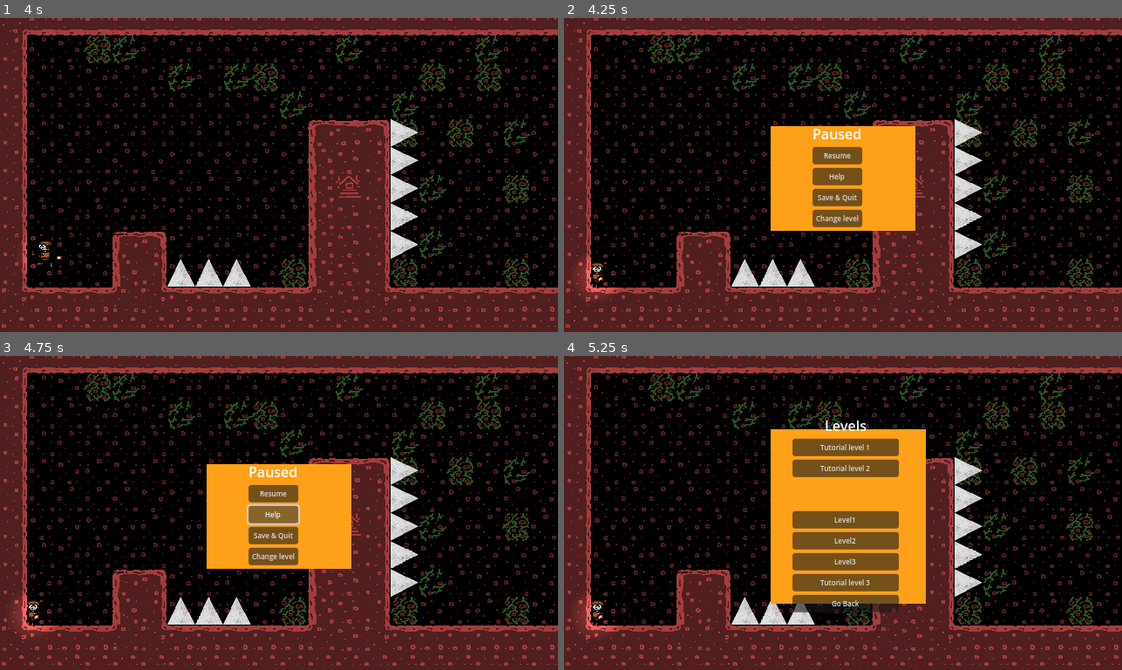
Above: before the commit, frames 1-4 (two rows, left to right).
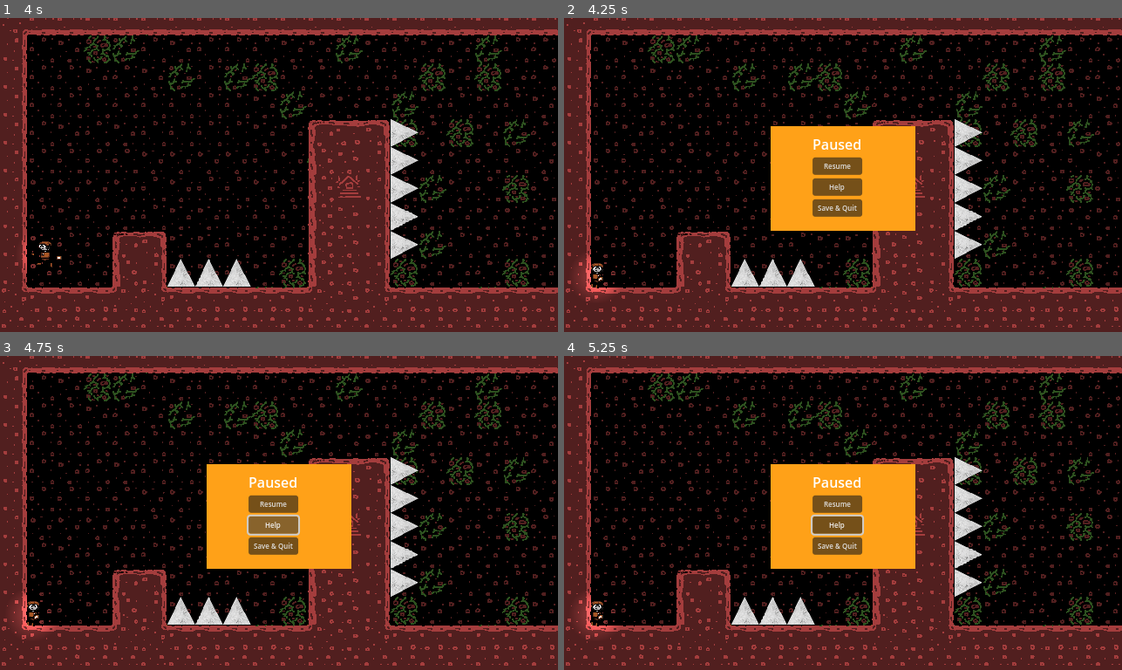
Above: after the commit, the same moments.

Repository: chars-at-last/Platforming-Game
Game: Godot game, scene res://nodes/scenes/level_manager.tscn
Two runs of this game, one before a commit and one after it. Both use one fixed random seed, a clock stepped at 60 frames per second and the inputs below. The engine's default icon, where the game draws it, is replaced by a stand-in: a white triangle on a blue panel in a dark square. Sound files missing from this copy of the repository are replaced by a short silence.
Inputs (mouse positions are in pixels of both pictures, inside the frame that each line leads up to):
- Up to frame 1 (4 s): tap Enter at 0.5 s; move the mouse to (401, 159) at 0.52 s; hold D (move_right) 0.53-1.28 s; click (401, 159) at 0.6 s; tap Space (jump) at 0.77, 1.52, 3.02, 3.77 s; move the mouse to (167, 190) at 1.27 s; hold A (move_left) 1.28-2.03 s; tap S (look_down) at 1.35 s; move the mouse to (334, 105) at 2.02 s; hold W (look_up) 2.03-2.78 s; hold D (move_right) 2.03-3.53 s; move the mouse to (251, 237) at 2.77 s; tap Shift (pick_up) at 2.85 s; move the mouse to (446, 222) at 3.52 s; hold A (move_left) from 3.53 s (still down); click (446, 222) at 3.6 s
- Up to frame 2 (4.25 s): keep holding A (move_left); tap Escape (pause) at 4.15 s
- Up to frame 3 (4.75 s): release A (move_left) at 4.25 s; click "Help" at 4.25 s
- Up to frame 4 (5.25 s): click (837, 556) at 5 s, where only the run before the commit has a clickable "Change level"

Frame 1 is identical in both runs. In frame 2, 1.5% of the frame differs, in the area x 44-54%, y 35-67%; in frame 3, 1.5%; in frame 4, 11%, in the area x 37-65%, y 20-82%.

Commit message:
Deleted LevelSelect scene and script

Diff:
--- a/nodes/scenes/level_select.tscn
+++ /dev/null
@@ -1,109 +0,0 @@
-[gd_scene load_steps=2 format=3 uid="uid://cb4gvfdyshg1e"]
-
-[ext_resource type="Script" path="res://nodes/scripts/level_select.gd" id="1_ec6l2"]
-
-[node name="LevelSelect" type="Control"]
-process_mode = 3
-z_index = 4096
-layout_mode = 3
-anchors_preset = 15
-anchor_right = 1.0
-anchor_bottom = 1.0
-grow_horizontal = 2
-grow_vertical = 2
-script = ExtResource("1_ec6l2")
-
-[node name="ColorRect" type="ColorRect" parent="."]
-layout_mode = 1
-anchors_preset = -1
-anchor_left = 0.491
-anchor_top = 0.5
-anchor_right = 0.491
-anchor_bottom = 0.5
-offset_left = -83.24
-offset_top = -96.0
-offset_right = 5.76001
-offset_bottom = 4.0
-grow_horizontal = 2
-grow_vertical = 2
-scale = Vector2(2, 2)
-color = Color(1, 0.628979, 0.0941085, 1)
-
-[node name="GridContainer" type="GridContainer" parent="."]
-layout_mode = 1
-anchors_preset = 8
-anchor_left = 0.5
-anchor_top = 0.5
-anchor_right = 0.5
-anchor_bottom = 0.5
-offset_left = -30.0
-offset_top = -95.0
-offset_right = 35.0
-offset_bottom = 96.0
-grow_horizontal = 2
-grow_vertical = 2
-
-[node name="Label" type="Label" parent="GridContainer"]
-layout_mode = 2
-text = "Levels"
-horizontal_alignment = 1
-
-[node name="tutorial_level_1" type="Button" parent="GridContainer"]
-layout_mode = 2
-theme_override_font_sizes/font_size = 8
-text = "Tutorial level 1"
-
-[node name="tutorial_level_2" type="Button" parent="GridContainer"]
-layout_mode = 2
-theme_override_font_sizes/font_size = 8
-text = "Tutorial level 2"
-
-[node name="tutorial_level_3" type="Button" parent="GridContainer"]
-layout_mode = 2
-theme_override_font_sizes/font_size = 8
-text = "Tutorial level 3"
-
-[node name="level1" type="Button" parent="GridContainer"]
-layout_mode = 2
-theme_override_font_sizes/font_size = 8
-text = "Level1
-"
-
-[node name="level2" type="Button" parent="GridContainer"]
-layout_mode = 2
-theme_override_font_sizes/font_size = 8
-text = "Level2"
-
-[node name="level3" type="Button" parent="GridContainer"]
-layout_mode = 2
-theme_override_font_sizes/font_size = 8
-text = "Level3"
-
-[node name="tutorial_level_3" type="Button" parent="GridContainer"]
-layout_mode = 2
-theme_override_font_sizes/font_size = 8
-text = "Tutorial level 3"
-
-[node name="back" type="Button" parent="GridContainer"]
-layout_mode = 2
-theme_override_font_sizes/font_size = 8
-text = "Go Back"
-
-[connection signal="pressed" from="GridContainer/tutorial_level_1" to="." method="_on_resume_pressed"]
-[connection signal="pressed" from="GridContainer/tutorial_level_1" to="." method="_on_tutorial_level_1_pressed"]
-[connection signal="pressed" from="GridContainer/tutorial_level_1" to="." method="_on_resume_pressed"]
-[connection signal="pressed" from="GridContainer/tutorial_level_2" to="." method="_on_tutorial_level_2_pressed"]
-[connection signal="pressed" from="GridContainer/tutorial_level_2" to="." method="_on_control_pressed"]
-[connection signal="pressed" from="GridContainer/tutorial_level_3" to="." method="_on_tutorial_level_3_pressed"]
-[connection signal="pressed" from="GridContainer/tutorial_level_3" to="." method="_on_control_pressed"]
-[connection signal="pressed" from="GridContainer/level1" to="." method="_on_level_1_pressed"]
-[connection signal="pressed" from="GridContainer/level1" to="." method="_on_save_quit_pressed"]
-[connection signal="pressed" from="GridContainer/level2" to="." method="_on_save_quit_pressed"]
-[connection signal="pressed" from="GridContainer/level2" to="." method="_on_level_2_pressed"]
-[connection signal="pressed" from="GridContainer/level2" to="." method="_on_save_quit_pressed"]
-[connection signal="pressed" from="GridContainer/level3" to="." method="_on_level_3_pressed"]
-[connection signal="pressed" from="GridContainer/level3" to="." method="_on_save_quit_pressed"]
-[connection signal="pressed" from="GridContainer/level3" to="." method="_on_level_3_pressed"]
-[connection signal="pressed" from="GridContainer/tutorial_level_3" to="." method="_on_save_quit_pressed"]
-[connection signal="pressed" from="GridContainer/tutorial_level_3" to="." method="_on_tutorial_level_3_pressed"]
-[connection signal="pressed" from="GridContainer/back" to="." method="_on_back_pressed"]
--- a/nodes/scenes/pause_menu.tscn
+++ b/nodes/scenes/pause_menu.tscn
@@ -1,7 +1,6 @@
-[gd_scene load_steps=3 format=3 uid="uid://3x5mk8srema3"]
+[gd_scene load_steps=2 format=3 uid="uid://3x5mk8srema3"]
 
 [ext_resource type="Script" path="res://nodes/scripts/pause_menu.gd" id="1_klwgo"]
-[ext_resource type="PackedScene" uid="uid://cb4gvfdyshg1e" path="res://nodes/scenes/level_select_REMOTE_4413.tscn" id="2_ronxo"]
 
 [node name="PauseMenu" type="Control"]
 process_mode = 3
@@ -64,15 +63,6 @@
 theme_override_font_sizes/font_size = 8
 text = "Save & Quit"
 
-[node name="level_select" type="Button" parent="GridContainer"]
-layout_mode = 2
-theme_override_font_sizes/font_size = 8
-text = "Change level"
-
-[node name="LevelSelect" parent="." instance=ExtResource("2_ronxo")]
-layout_mode = 1
-
 [connection signal="pressed" from="GridContainer/Resume" to="." method="_on_resume_pressed"]
 [connection signal="pressed" from="GridContainer/Control" to="." method="_on_control_pressed"]
 [connection signal="pressed" from="GridContainer/Save&Quit" to="." method="_on_save_quit_pressed"]
-[connection signal="pressed" from="GridContainer/level_select" to="." method="_on_level_select_pressed"]
--- a/nodes/scripts/level_select.gd
+++ /dev/null
@@ -1,101 +0,0 @@
-extends Control
-
-# Called every frame. 'delta' is the elapsed time since the previous frame.
-#func _process(delta: float) -> void:
-	#pass
-
-
-#Variables
-
-
-
-
-
-#Signals
-signal switch(next_level_key: String, next_level_pos_add: Vector2)
-
-
-# Called when the node enters the scene tree for the first time.
-func _ready() -> void:
-	connect("switch", Callable(GameManager.current_level_manager, "next"))
-
-
-
-
-func _on_back_pressed() -> void:
-	self.visible = false
-
-
-func _on_tutorial_level_1_pressed() -> void:
-	var keys: Array[String]
-	var collection: Array[String]
-	keys.append("1x1")
-	collection.append("base_collection")
-	GameManager.current_level_manager.setup_levels(keys, collection)
-
-	emit_signal("switch", "1x1", Vector2.ZERO)
-	GameManager.current_level_manager.cur_player.position = Vector2(-8, 4) * Level.BASE_TILE_SIZE
-	hide()
-
-
-func _on_tutorial_level_2_pressed() -> void:
-	var keys: Array[String]
-	var collection: Array[String]
-	keys.append("1x2")
-	collection.append("base_collection")
-	GameManager.current_level_manager.setup_levels(keys, collection)
-
-	#level_manager.next("1x2", Vector2.ZERO)
-	emit_signal("switch", "1x2", Vector2.ZERO)
-	GameManager.current_level_manager.cur_player.position = Vector2(-8, 4) * Level.BASE_TILE_SIZE
-	hide()
-
-
-
-func _on_level_1_pressed() -> void:
-	var keys: Array[String]
-	var collection: Array[String]
-	keys.append("1x3")
-	collection.append("base_collection")
-	GameManager.current_level_manager.setup_levels(keys, collection)
-
-	emit_signal("switch", "1x3", Vector2.ZERO)
-	GameManager.current_level_manager.cur_player.position = Vector2(-8, 4) * Level.BASE_TILE_SIZE
-	hide()
-
-
-
-func _on_level_2_pressed() -> void:
-	var keys: Array[String]
-	var collection: Array[String]
-	keys.append("1x4")
-	collection.append("base_collection")
-	GameManager.current_level_manager.setup_levels(keys, collection)
-
-	emit_signal("switch", "1x4", Vector2.ZERO)
-	GameManager.current_level_manager.cur_player.position = Vector2(-8, 4) * Level.BASE_TILE_SIZE
-	hide()
-
-
-func _on_level_3_pressed() -> void:
-	var keys: Array[String]
-	var collection: Array[String]
-	keys.append("1x5")
-	collection.append("base_collection")
-	GameManager.current_level_manager.setup_levels(keys, collection)
-
-	emit_signal("switch", "1x5", Vector2.ZERO)
-	GameManager.current_level_manager.cur_player.position = Vector2(-8, 4) * Level.BASE_TILE_SIZE
-	hide()
-
-
-func _on_tutorial_level_3_pressed() -> void:
-	var keys: Array[String]
-	var collection: Array[String]
-	keys.append("1x6")
-	collection.append("base_collection")
-	GameManager.current_level_manager.setup_levels(keys, collection)
-
-	emit_signal("switch", "1x6", Vector2.ZERO)
-	GameManager.current_level_manager.cur_player.position = Vector2(-8, 4) * Level.BASE_TILE_SIZE
-	hide()
--- a/nodes/scripts/pause_menu.gd
+++ b/nodes/scripts/pause_menu.gd
@@ -10,8 +10,6 @@
 #variables
 var is_paused: bool = false:
 	set = set_paused
-
-@onready var level_select = $LevelSelect
 
 #var saving = Save_Manager.new()
 #var level_manager = LevelManager.new()
@@ -36,7 +34,6 @@
 	is_paused = value
 	get_tree().paused = is_paused
 	visible = is_paused
-	level_select.visible = !is_paused
 
 
 
@@ -52,8 +49,3 @@
 func _on_save_quit_pressed() -> void:
 	SaveManager.save(SpawnPoint.spawn_key, GameManager.current_level_manager.cur_player.position, SpawnPoint.check_point_level, SpawnPoint.global_vector)
 	get_tree().quit()
-
-
-func _on_level_select_pressed() -> void:
-	#self.visible = false
-	level_select.visible = true
